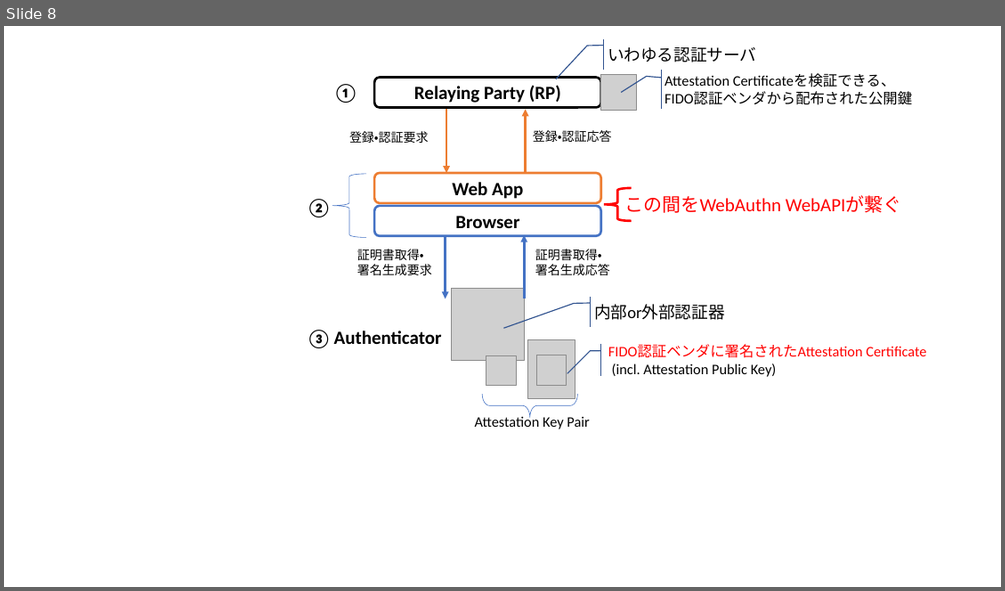
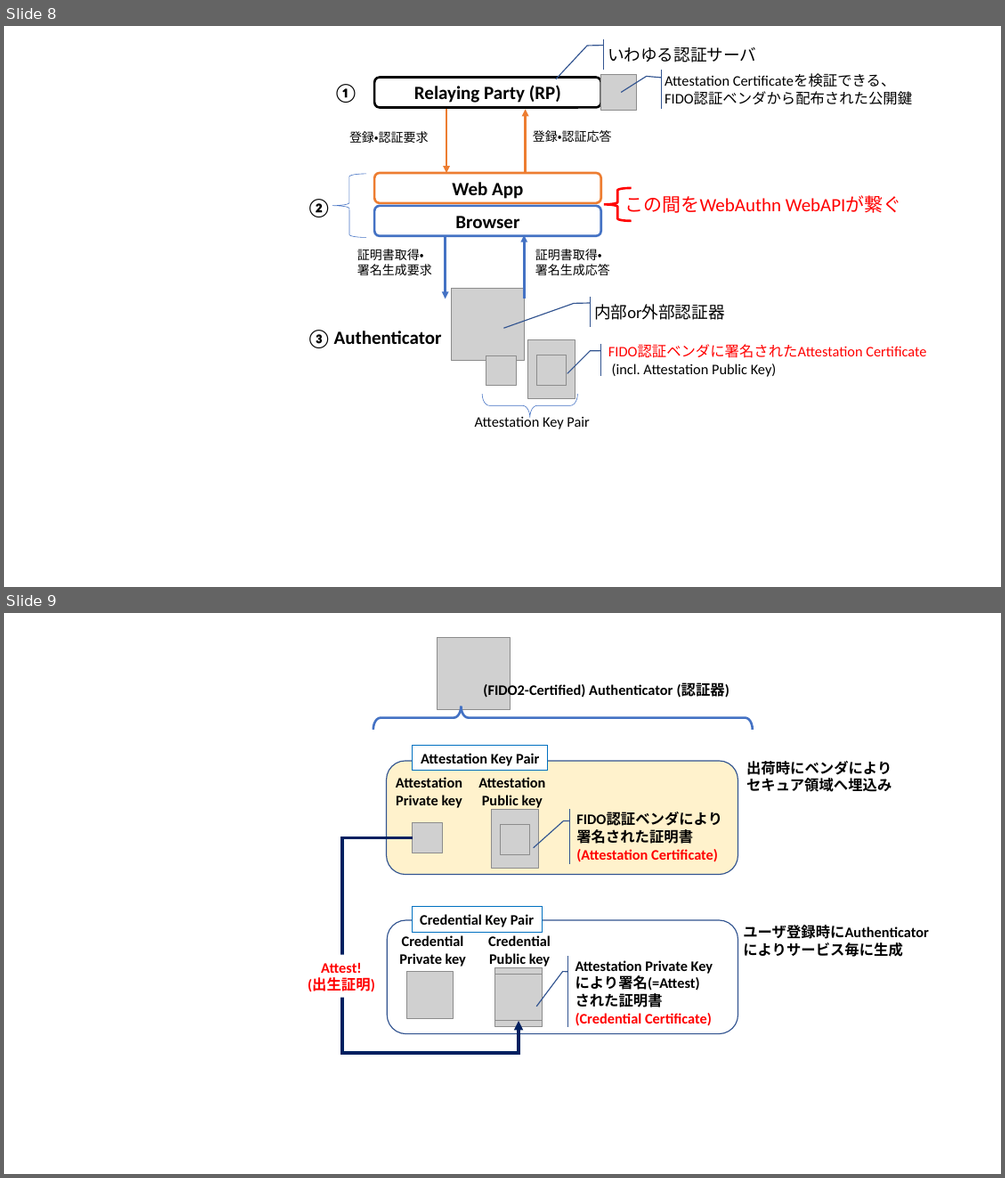
Before and after one commit to junkurihara/class-fido2_webauthn, a slide deck: slides/Figs/figures.pptx. Shown one above the other, each under a label of ours: slide 8 before the commit, slides 8 and 9 after it. The pictures are 1005x591 and 1005x1178 pixels, drawn with LibreOffice and Linux fonts; fonts in the diff are those of the drawing; grey boxes stand for pictures. Boxes give left, top, right and bottom in pixels: in the first picture for what was removed or moved away, otherwise in the second. Text is boxed around its words. In the diff, an @@ line names an element or a change of style, - is before the commit and + after.

```diff
--- a/slides/Figs/figures.pptx
+++ b/slides/Figs/figures.pptx
@@ slide 9 added at box(4, 613, 1001, 1174), background #FFFFFF @@
@@ picture added at box(437, 637, 510, 709) @@
@@ text added at box(483, 683, 729, 699), 14 pt, text #000000, bold @@
+(FIDO2-Certified) Authenticator (認証器)
@@ left brace added at box(373, 706, 752, 730), outline #4472C4 2.25 pt @@
@@ text added at box(746, 761, 891, 792), 14 pt, text #000000, bold @@
+出荷時にベンダにより
+セキュア領域へ埋込み
@@ group added at box(386, 746, 752, 875): 3 pictures, 2 texts, 1 rounded rectangle, 1 rectangle, 1 accent callout @@
+Attestation Key Pair
+FIDO認証ベンダにより
+署名された証明書
+(Attestation Certificate)
+Attestation
+Private key
+Attestation
+Public key
@@ elbow arrow added from (413, 838) to (518, 1021), #002060 3 pt @@
@@ group added at box(387, 907, 737, 1034): 3 pictures, 2 texts, 1 rounded rectangle, 1 accent callout, 1 rectangle @@
+Credential
+Private key
+Credential
+Public key
+Attestation Private Key
+により署名(=Attest)
+された証明書
+(Credential Certificate)
+Credential Key Pair
@@ text added at box(743, 925, 929, 957), 14 pt, text #000000, bold @@
+ユーザ登録時にAuthenticator
+によりサービス毎に生成
@@ text added at box(307, 963, 375, 991), 14 pt, text #FF0000, bold @@
+Attest!
+(出生証明)
```
Also in this commit, not shown: 2 other files.
